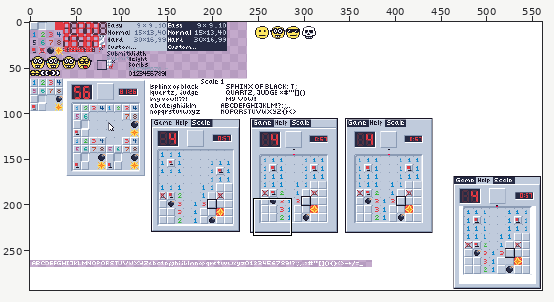
Two states of a pixel-art file, resources/minesweeper.aseprite. The picture above shows the old version from afar; the outline marks the close-up.
Close-up. Before the commit:
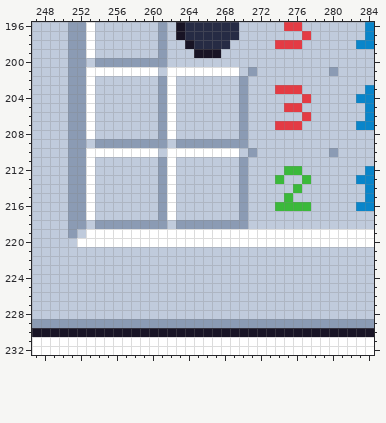
561x294 pixels, 1 frame. Colours within 5 levels of each other are drawn and written as one. Shown: x 247..284, y 196..232.
After the commit:
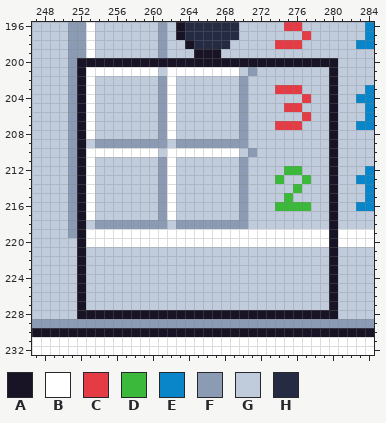
Palette (. is transparent): A #181425  B #ffffff  C #e43b44  D #3bb93b  E #0985ca  F #8b9bb4  G #c0cbdc  H #262b44
Change:
{"where": "layer \"Layer 4\""}
{"y":200,"x":252,"old":"FGFFFFFFFFGGGGGGGGGGGGGGGGGGG","new":"AAAAAAAAAAAAAAAAAAAAAAAAAAAAA"}
{"y":201,"x":252,"old":"F","new":"A"}
{"y":201,"x":280,"old":"F","new":"A"}
{"y":202,"x":252,"old":"F","new":"A"}
{"y":202,"x":280,"old":"G","new":"A"}
{"y":203,"x":252,"old":"F","new":"A"}
{"y":203,"x":280,"old":"G","new":"A"}
{"y":204,"x":252,"old":"F","new":"A"}
{"y":204,"x":280,"old":"G","new":"A"}
{"y":205,"x":252,"old":"F","new":"A"}
{"y":205,"x":280,"old":"G","new":"A"}
{"y":206,"x":252,"old":"F","new":"A"}
{"y":206,"x":280,"old":"G","new":"A"}
{"y":207,"x":252,"old":"F","new":"A"}
{"y":207,"x":280,"old":"G","new":"A"}
{"y":208,"x":252,"old":"F","new":"A"}
{"y":208,"x":280,"old":"G","new":"A"}
{"y":209,"x":252,"old":"F","new":"A"}
{"y":209,"x":280,"old":"G","new":"A"}
{"y":210,"x":252,"old":"F","new":"A"}
{"y":210,"x":280,"old":"F","new":"A"}
{"y":211,"x":252,"old":"F","new":"A"}
{"y":211,"x":280,"old":"G","new":"A"}
{"y":212,"x":252,"old":"F","new":"A"}
{"y":212,"x":280,"old":"G","new":"A"}
{"y":213,"x":252,"old":"F","new":"A"}
{"y":213,"x":280,"old":"G","new":"A"}
{"y":214,"x":252,"old":"F","new":"A"}
{"y":214,"x":280,"old":"G","new":"A"}
{"y":215,"x":252,"old":"F","new":"A"}
{"y":215,"x":280,"old":"G","new":"A"}
{"y":216,"x":252,"old":"F","new":"A"}
{"y":216,"x":280,"old":"G","new":"A"}
{"y":217,"x":252,"old":"F","new":"A"}
{"y":217,"x":280,"old":"G","new":"A"}
{"y":218,"x":252,"old":"F","new":"A"}
{"y":218,"x":280,"old":"G","new":"A"}
{"y":219,"x":252,"old":"G","new":"A"}
{"y":219,"x":280,"old":"B","new":"A"}
{"y":220,"x":252,"old":"B","new":"A"}
{"y":220,"x":280,"old":"B","new":"A"}
{"y":221,"x":252,"old":"G","new":"A"}
{"y":221,"x":280,"old":"G","new":"A"}
{"y":222,"x":252,"old":"G","new":"A"}
{"y":222,"x":280,"old":"G","new":"A"}
{"y":223,"x":252,"old":"G","new":"A"}
{"y":223,"x":280,"old":"G","new":"A"}
{"y":224,"x":252,"old":"G","new":"A"}
{"y":224,"x":280,"old":"G","new":"A"}
{"y":225,"x":252,"old":"G","new":"A"}
{"y":225,"x":280,"old":"G","new":"A"}
{"y":226,"x":252,"old":"G","new":"A"}
{"y":226,"x":280,"old":"G","new":"A"}
{"y":227,"x":252,"old":"G","new":"A"}
{"y":227,"x":280,"old":"G","new":"A"}
{"y":228,"x":252,"old":"GGGGGGGGGGGGGGGGGGGGGGGGGGGGG","new":"AAAAAAAAAAAAAAAAAAAAAAAAAAAAA"}
